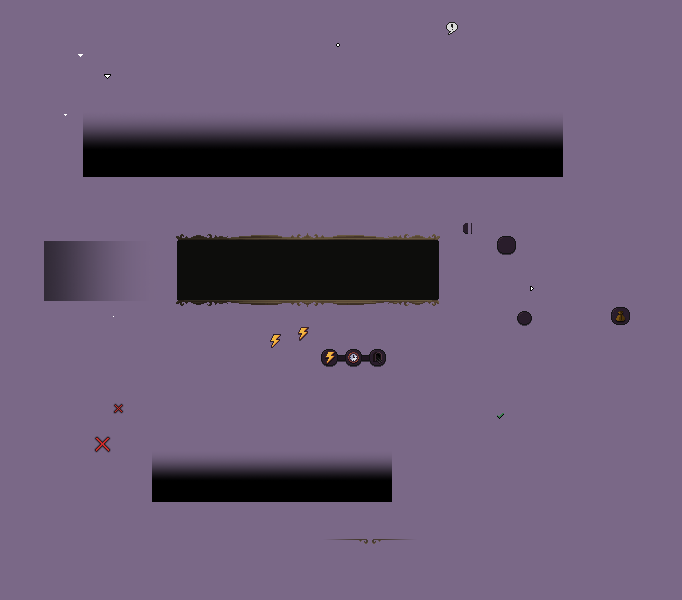
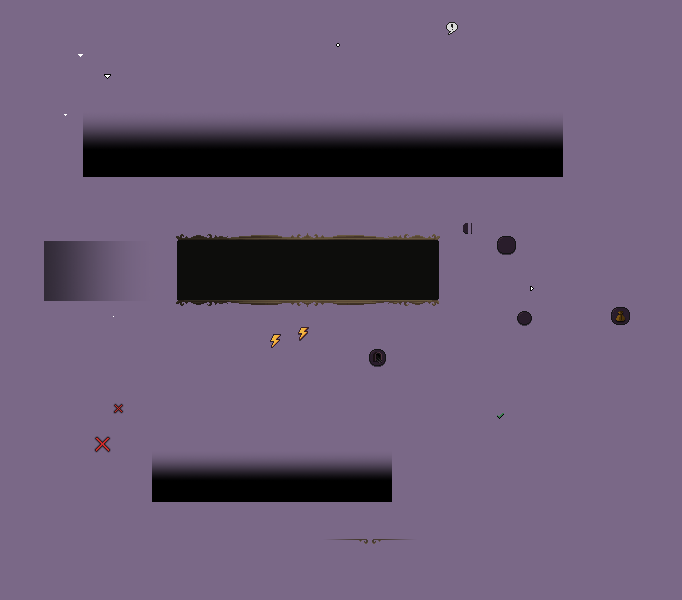
Layered file, before and after one edit (682x600). Changes by layer:
removed group "Left Container" (2 layers) from group "GameMeterContainer.png" over [321, 349, 338, 366]
removed layer "Layer 1" from group "Left Container" over [325, 351, 336, 364]
removed layer "Container" (1st of 2, in "GameMeterContainer.png" › "Left Container") from group "Left Container" over [321, 349, 338, 366]
removed group "Middle Container" (2 layers) from group "GameMeterContainer.png" over [345, 349, 362, 366]
removed layer "Time icon" from group "Middle Container" over [348, 352, 359, 363]
removed layer "Middle container" from group "Middle Container" over [345, 349, 362, 366]
removed layer "Connector" from group "GameMeterContainer.png" over [338, 355, 369, 361]
